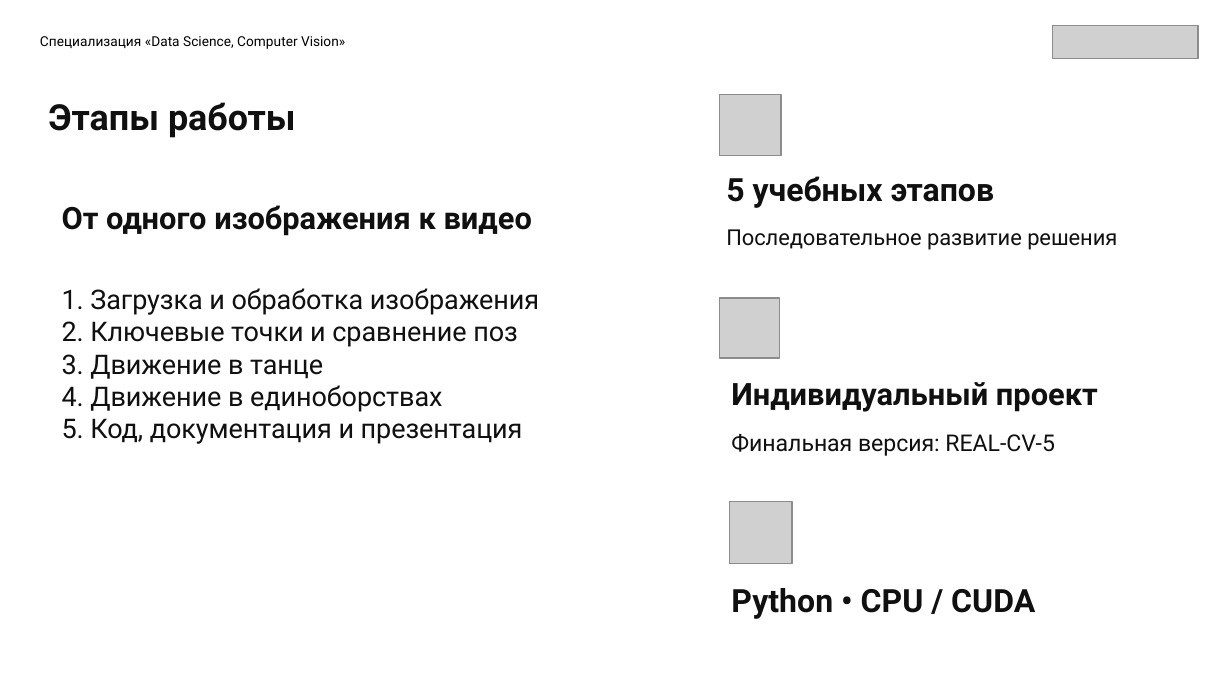
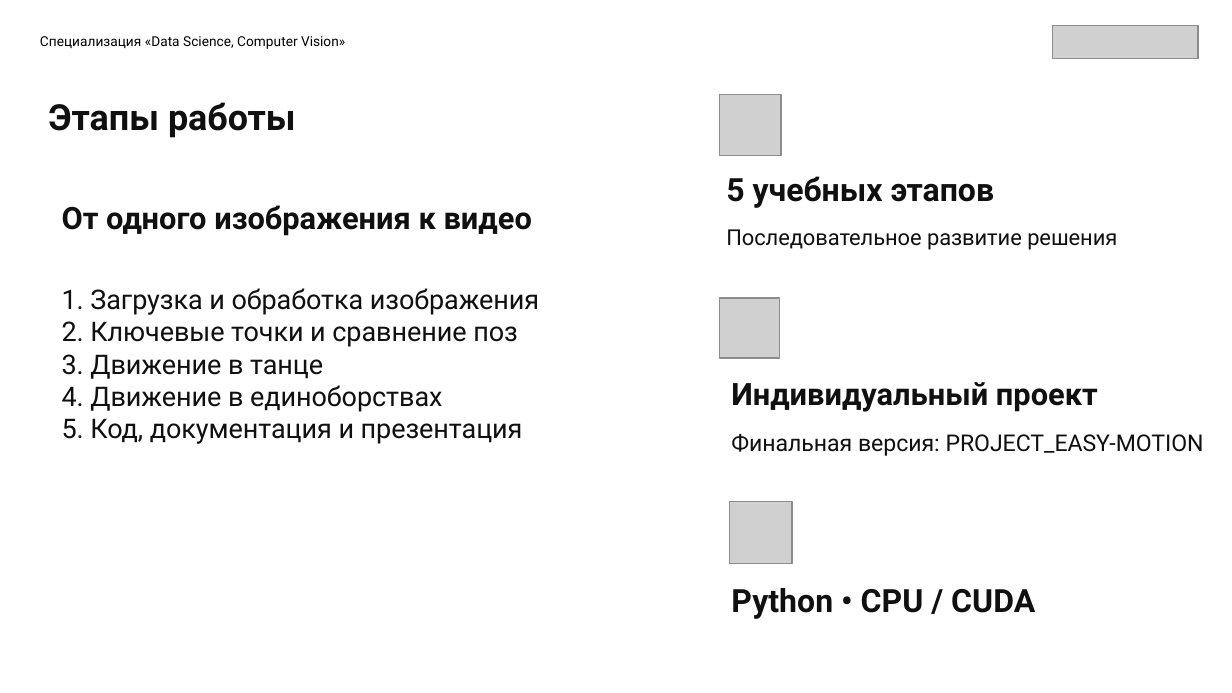
Before and after one commit to Enfox/sf_data_science, a slide deck: slide 3 of PROJECT_EASY-MOTION/presentation/Easy_Motion.pptx. Drawn at 1232x693 pixels with LibreOffice and Linux fonts; fonts in the diff are those of the drawing; grey boxes stand for pictures; background and template pictures are left out. Boxes give left, top, right and bottom in pixels: in the first picture for what was removed or moved away, otherwise in the second. Text is boxed around its words. In the diff, an @@ line names an element or a change of style, - is before the commit and + after.

```diff
--- a/PROJECT_EASY-MOTION/presentation/Easy_Motion.pptx
+++ b/PROJECT_EASY-MOTION/presentation/Easy_Motion.pptx
@@ text at bbox=[731, 434, 1204, 456]: text changed @@
-Финальная версия: REAL-CV-5
+Финальная версия: PROJECT_EASY-MOTION
```
Also in this commit, not shown: 4 other slides changed, 5 other files.
